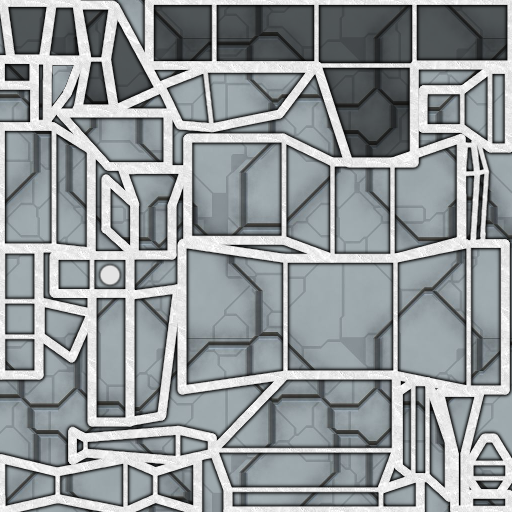
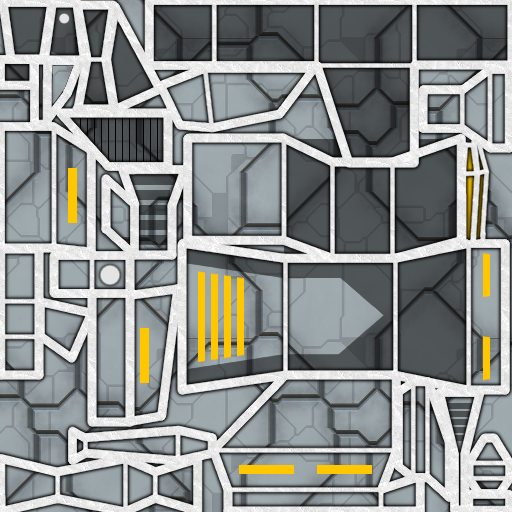
The second 512 x 512 image is a revision of the first. Changes to its layers:
painted on "perno" over [58, 13, 70, 24]
added layer "light" above "grata" over [68, 144, 490, 474]
added layer "grata" above "scuro" over [80, 117, 158, 167]
painted on "scuro" over [68, 117, 475, 441]
